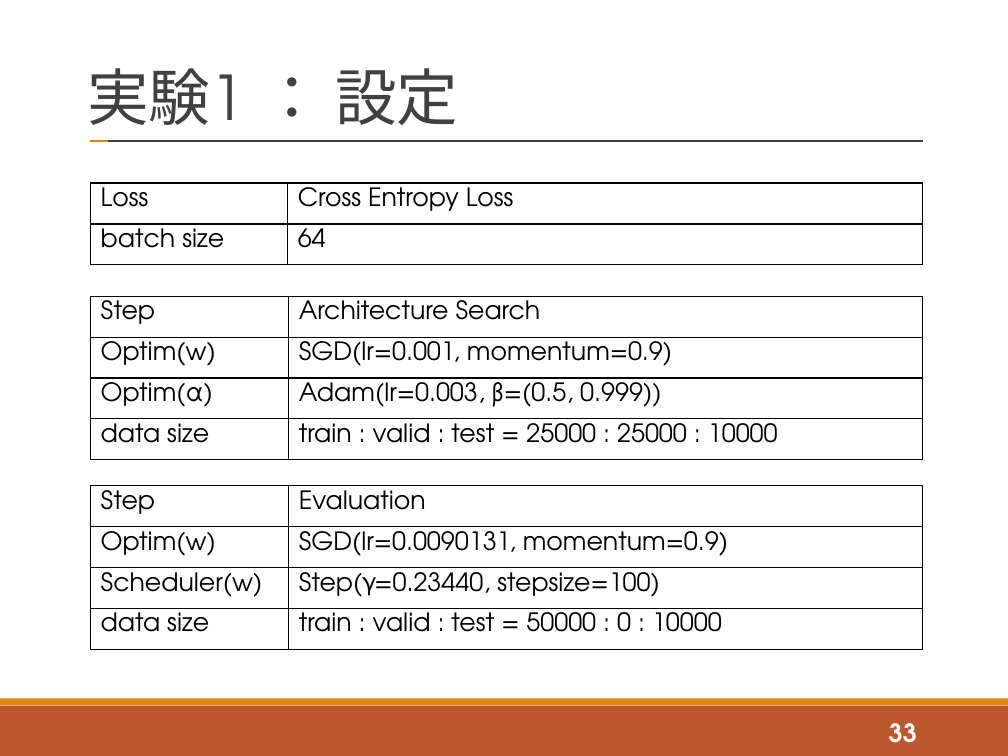
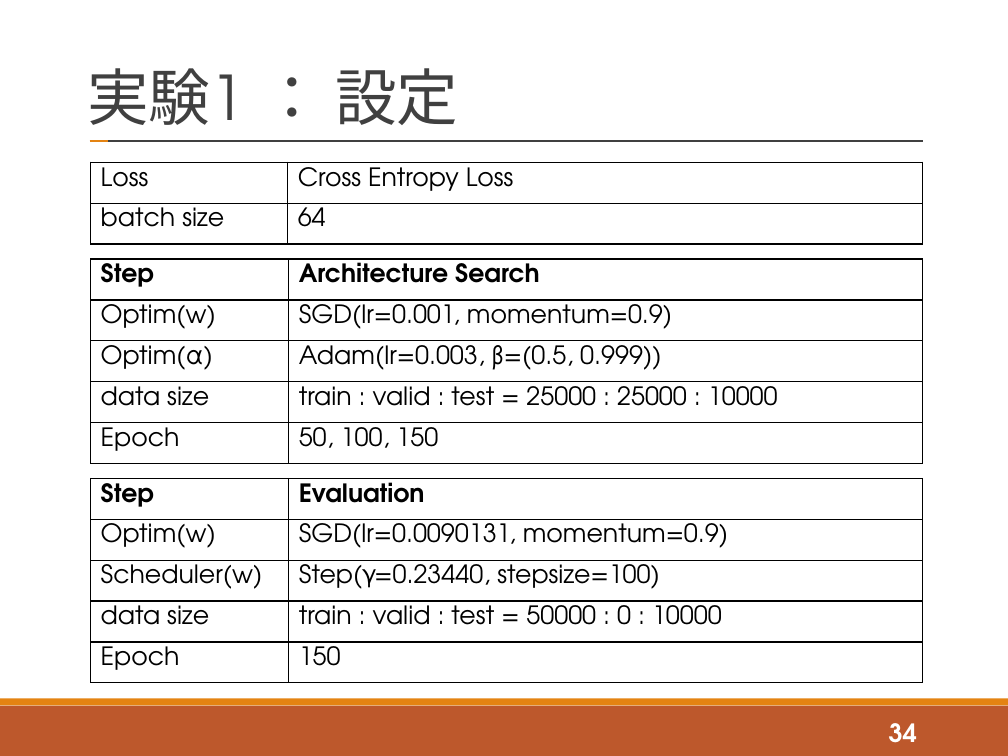
Before and after one commit to tatsuya-sugiyama/WeeklyReport, a slide deck: slide 34 of report/2020後期/2020_2nd_sugiyama.pptx (slide 33 before the commit). Drawn at 1008x756 pixels with LibreOffice and Linux fonts; fonts in the diff are those of the drawing. Boxes give left, top, right and bottom in pixels: in the first picture for what was removed or moved away, otherwise in the second. Text is boxed around its words. In the diff, an @@ line names an element or a change of style, - is before the commit and + after.

```diff
--- a/report/2020後期/2020_2nd_sugiyama.pptx
+++ b/report/2020後期/2020_2nd_sugiyama.pptx
@@ table: place and size @@
-table at (91,183,922,265)
+table at (91,162,922,244)
@@ table at (91,259,922,464) @@
+row 5: Epoch | 50, 100, 150
@@ table: place and size @@
-table at (91,296,922,460)
+table at (91,259,922,464)
@@ table at (91,479,922,683) @@
+row 5: Epoch | 150
@@ table: place and size @@
-table at (91,486,922,649)
+table at (91,479,922,683)
@@ page number at (889,723,917,743): text changed @@
-33
+34
```
Also in this commit, not shown: 10 other slides changed, 7 slides added, 6 other files.
